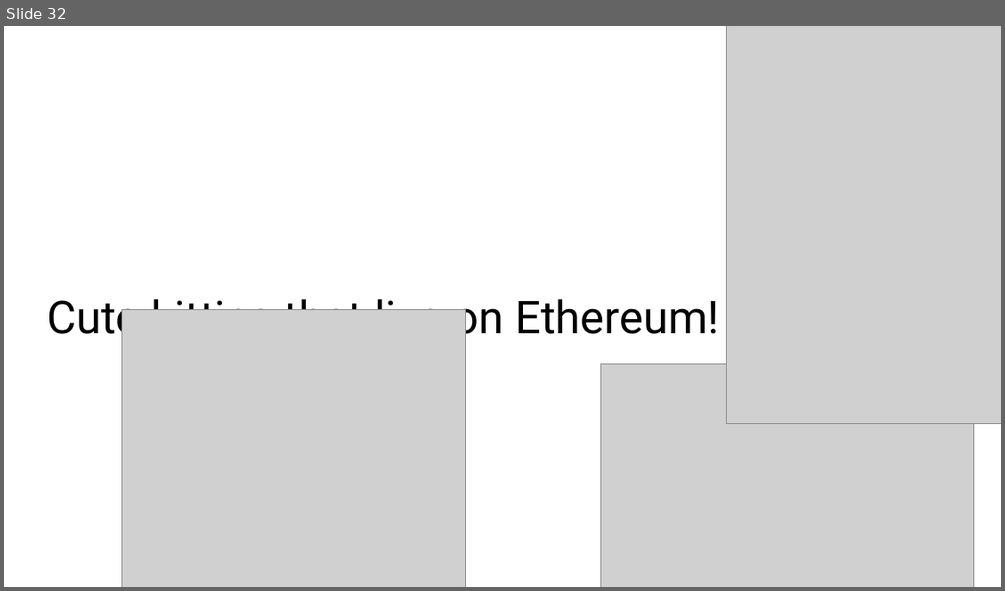
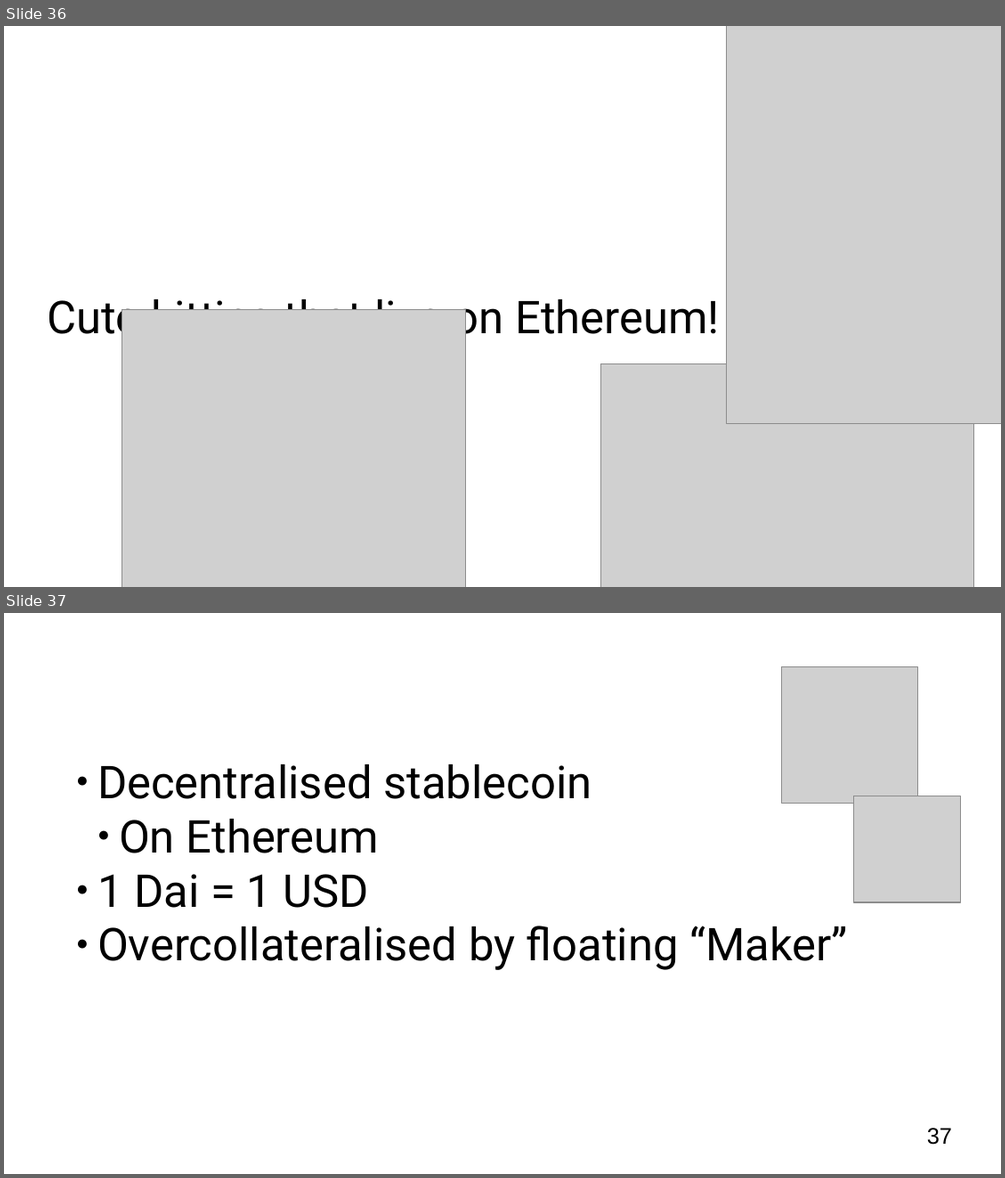
Before and after one commit to OrfeasLitos/blockchain_slides, a slide deck: presentation.pptx. Shown one above the other, each under a label of ours: slide 32 before the commit, slides 36 and 37 after it. The pictures are 1005x591 and 1005x1178 pixels, drawn with LibreOffice and Linux fonts; fonts in the diff are those of the drawing; grey boxes stand for pictures; background and template pictures are left out. Boxes give left, top, right and bottom in pixels: in the first picture for what was removed or moved away, otherwise in the second. Text is boxed around its words. In the diff, an @@ line names an element or a change of style, - is before the commit and + after.

```diff
--- a/presentation.pptx
+++ b/presentation.pptx
@@ slide 37 added at (4, 613, 1001, 1174), background #FFFFFF; not listed: 1 template element that a slide beside it also shows @@
@@ text added at (54, 634, 748, 727), 35.7 pt, text #FFFFFF @@
+MakerDao
@@ picture added at (782, 667, 917, 803) @@
@@ text added at (97, 764, 848, 970), 36 pt, text #000000 @@
+● Decentralised stablecoin
+  ● On Ethereum
+● 1 Dai = 1 USD
+● Overcollateralised by floating “Maker”
@@ picture added at (854, 795, 961, 902) @@
@@ what was slide 32 is now slide 36 @@
```
Also in this commit, not shown: 10 slides changed, 4 other slides added, 1 other file.
